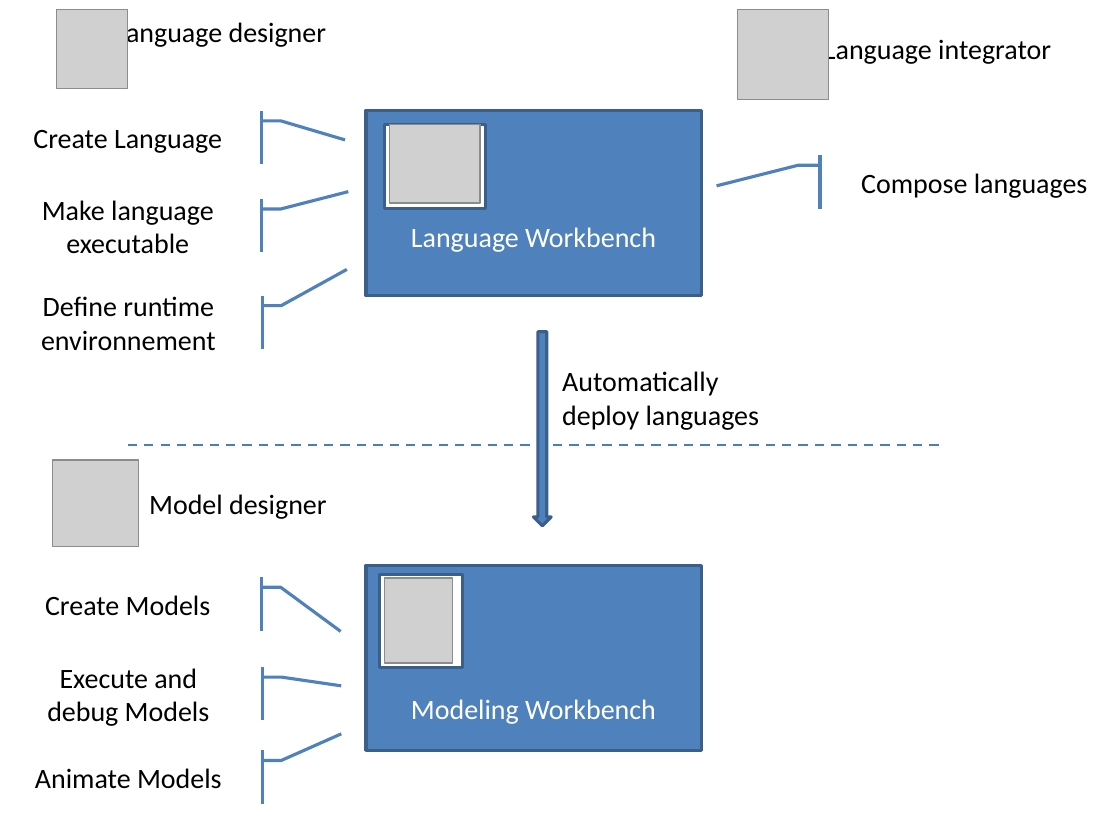
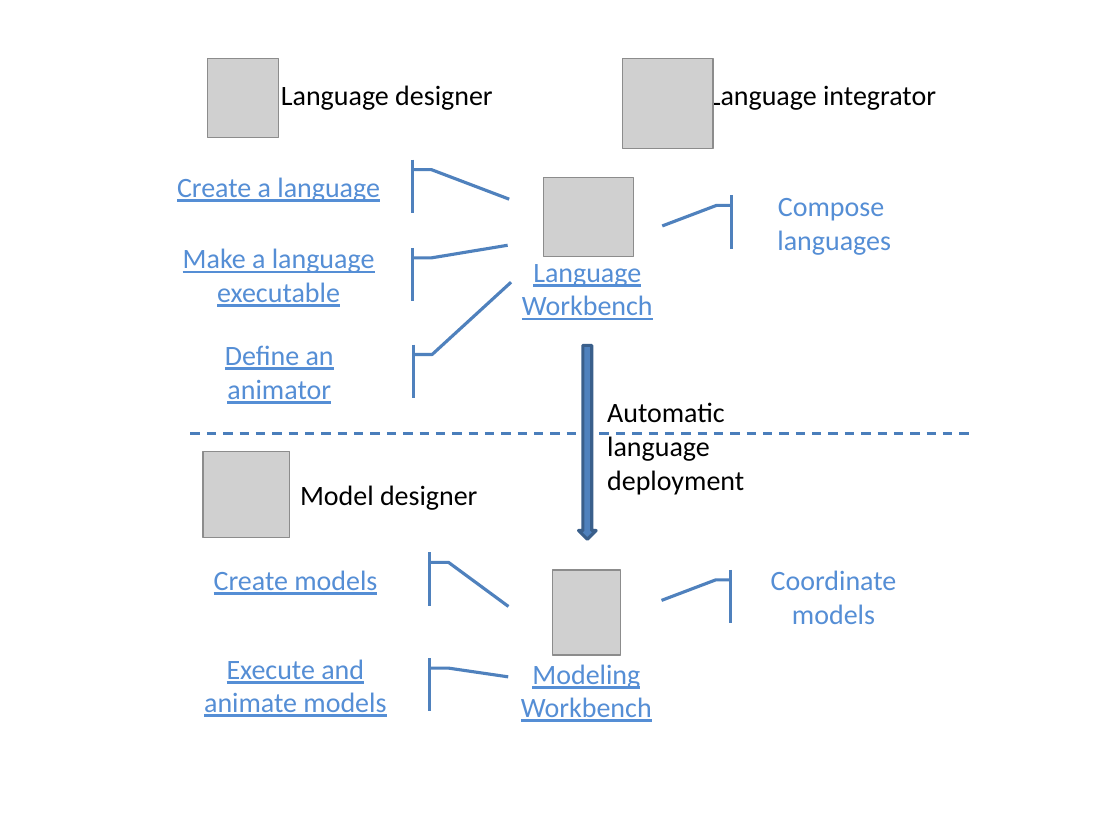
Before and after one commit to gemoc/gemoc-studio-userguide, a slide deck: slide 1 of images/intro/GemocWorkbenchesGlobalPicture.pptx. Drawn at 1120x840 pixels with LibreOffice and Linux fonts; fonts in the diff are those of the drawing; grey boxes stand for pictures. Boxes give left, top, right and bottom in pixels: in the first picture for what was removed or moved away, otherwise in the second. Text is boxed around its words. In the diff, an @@ line names an element or a change of style, - is before the commit and + after.

Commit message:
Last version of the global image for the intro (in .pptx)

```diff
--- a/images/intro/GemocWorkbenchesGlobalPicture.pptx
+++ b/images/intro/GemocWorkbenchesGlobalPicture.pptx
@@ picture: place and size @@
-picture at bbox=[738, 9, 829, 100]
+picture at bbox=[623, 58, 713, 149]
@@ text "Language designer" rewrapped from bbox=[114, 19, 326, 49] to bbox=[281, 85, 492, 110] @@
@@ text "Language integrator": place and size @@
-text "Language integrator" at bbox=[824, 36, 1051, 66]
+text "Language integrator" at bbox=[709, 82, 936, 112]
@@ rectangle removed at bbox=[384, 124, 485, 208] @@
@@ text in accent callout at bbox=[177, 177, 380, 202]: text changed; text colour #000000 to #558ED5 @@
-Create Language
+Create a language
@@ picture: place and size @@
-picture at bbox=[390, 124, 480, 203]
+picture at bbox=[543, 178, 634, 256]
@@ accent callout "Compose": place and size @@
-accent callout "Compose" at bbox=[842, 156, 1107, 209]
+accent callout "Compose" at bbox=[746, 196, 923, 250]
@@ text in accent callout at bbox=[777, 198, 891, 255]: text changed; text colour #000000 to #558ED5 @@
-Compose languages
+Compose
+languages
@@ text in accent callout at bbox=[183, 248, 375, 307]: text changed; text colour #000000 to #558ED5 @@
-Make language executable
+Make a language executable
@@ text "Language Workbench": place and size @@
-text "Language Workbench" at bbox=[366, 111, 701, 296]
+text "Language Workbench" at bbox=[522, 264, 653, 320]
@@ text "Language Workbench" at bbox=[522, 264, 653, 320]: text colour #FFFFFF to #558ED5, underline on; fill #4F81BD to none; outline #3A5F8C 2 pt to none @@
@@ 3 accent callouts, 1 picture: place and size @@
-3 accent callouts, 1 picture at bbox=[13, 9, 243, 349]
+3 accent callouts, 1 picture at bbox=[164, 58, 394, 399]
@@ proportions changed in 3 elements at bbox=[164, 248, 393, 301], bbox=[164, 160, 393, 214], bbox=[165, 345, 394, 399] @@
@@ text in accent callout at bbox=[225, 345, 334, 404]: text changed; text colour #000000 to #558ED5 @@
-Define runtime environnement
+Define an animator
@@ down arrow: place and size @@
-down arrow at bbox=[533, 332, 551, 525]
+down arrow at bbox=[579, 345, 597, 539]
@@ text at bbox=[607, 402, 744, 495]: text changed @@
-Automatically
-deploy languages
+Automatic language deployment
@@ line moved from (128, 445) - (940, 445) to (190, 433) - (976, 433) @@
@@ picture: place and size @@
-picture at bbox=[53, 460, 139, 547]
+picture at bbox=[203, 451, 289, 538]
@@ text "Model designer": place and size @@
-text "Model designer" at bbox=[149, 494, 326, 519]
+text "Model designer" at bbox=[300, 485, 477, 510]
@@ accent callout "Create models": place and size @@
-accent callout "Create models" at bbox=[13, 577, 243, 631]
+accent callout "Create models" at bbox=[181, 552, 411, 606]
@@ text in accent callout at bbox=[214, 570, 377, 595]: text changed; text colour #000000 to #558ED5 @@
-Create Models
+Create models
@@ rectangle removed at bbox=[380, 575, 464, 668] @@
@@ picture: place and size @@
-picture at bbox=[384, 578, 452, 663]
+picture at bbox=[552, 570, 620, 655]
@@ accent callout added at bbox=[745, 570, 922, 624], fill #FFFFFF, outline #4F81BD 2 pt, 18 pt, text #558ED5 @@
+Coordinate
+models
@@ accent callout "Execute and animate models": place and size @@
-accent callout "Execute and animate models" at bbox=[13, 668, 243, 721]
+accent callout "Execute and animate models" at bbox=[180, 659, 410, 712]
@@ text in accent callout at bbox=[204, 659, 386, 717]: text changed; text colour #000000 to #558ED5 @@
-Execute and debug Models
+Execute and animate models
@@ text "Modeling": place and size @@
-text "Modeling" at bbox=[366, 566, 701, 750]
+text "Modeling" at bbox=[521, 664, 652, 722]
@@ text "Modeling" at bbox=[521, 664, 652, 722]: fill #4F81BD to none; outline #3A5F8C 2 pt to none @@
@@ text at bbox=[521, 664, 652, 722]: text changed; text colour #FFFFFF to #558ED5 @@
-Modeling Workbench
+Modeling
+Workbench
@@ accent callout removed at bbox=[13, 750, 243, 804] @@
-Animate Models
```
